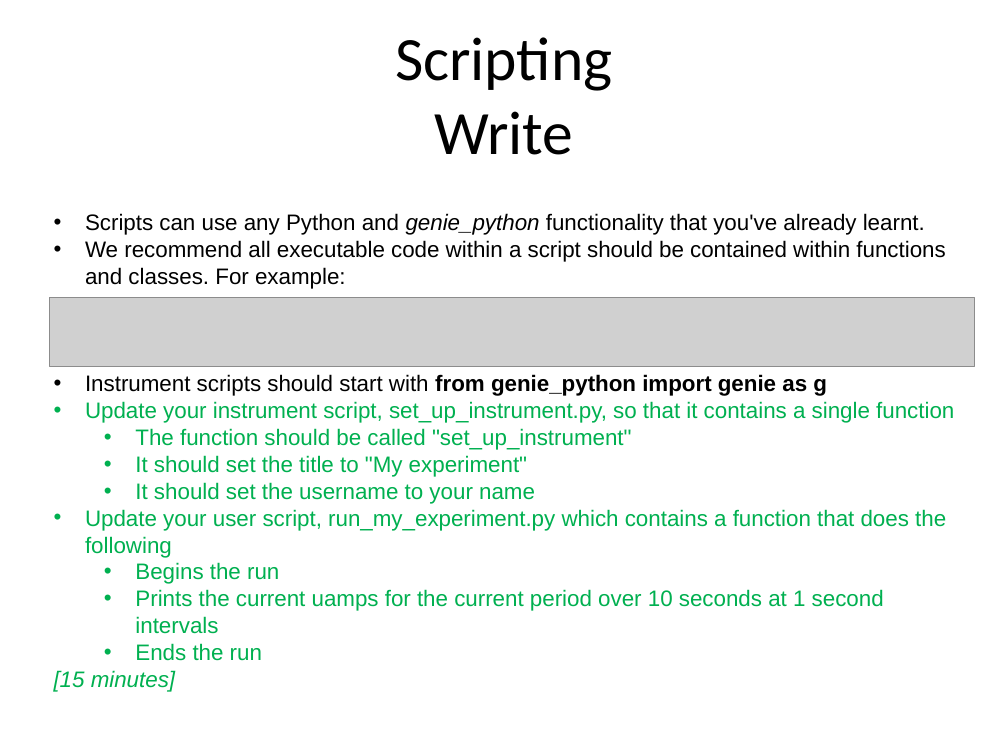
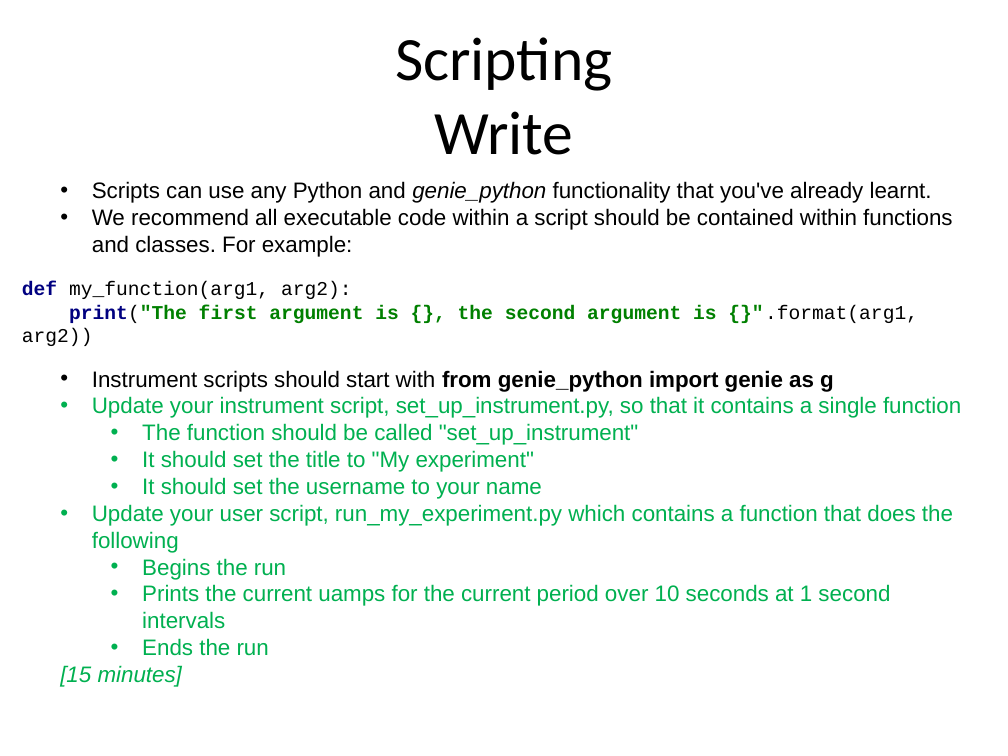
Before and after one commit to ISISComputingGroup/ibex_user_manual, a slide deck: slide 18 of genie_python_and_ibex/genie_python_and_ibex.pptx (slide 17 before the commit). Drawn at 1008x756 pixels with LibreOffice and Linux fonts; fonts in the diff are those of the drawing; grey boxes stand for pictures; background and template pictures are left out. Boxes give left, top, right and bottom in pixels: in the first picture for what was removed or moved away, otherwise in the second. Text is boxed around its words. In the diff, an @@ line names an element or a change of style, - is before the commit and + after.

Commit message:
Add slide about Py2/3 compatibility. Convert examples to Py3

```diff
--- a/genie_python_and_ibex/genie_python_and_ibex.pptx
+++ b/genie_python_and_ibex/genie_python_and_ibex.pptx
@@ text "Scripts can use any Python ..." rewrapped from [54, 213, 954, 692] to [60, 181, 961, 687] @@
@@ text added at [22, 282, 918, 346], 14 pt, text #008000, bold @@
+def my_function(arg1, arg2):
+print("The first argument is {}, the second argument is {}".format(arg1, arg2))
@@ picture removed at [49, 297, 974, 367] @@
```
Also in this commit, not shown: 2 other slides changed, 1 slide added.
